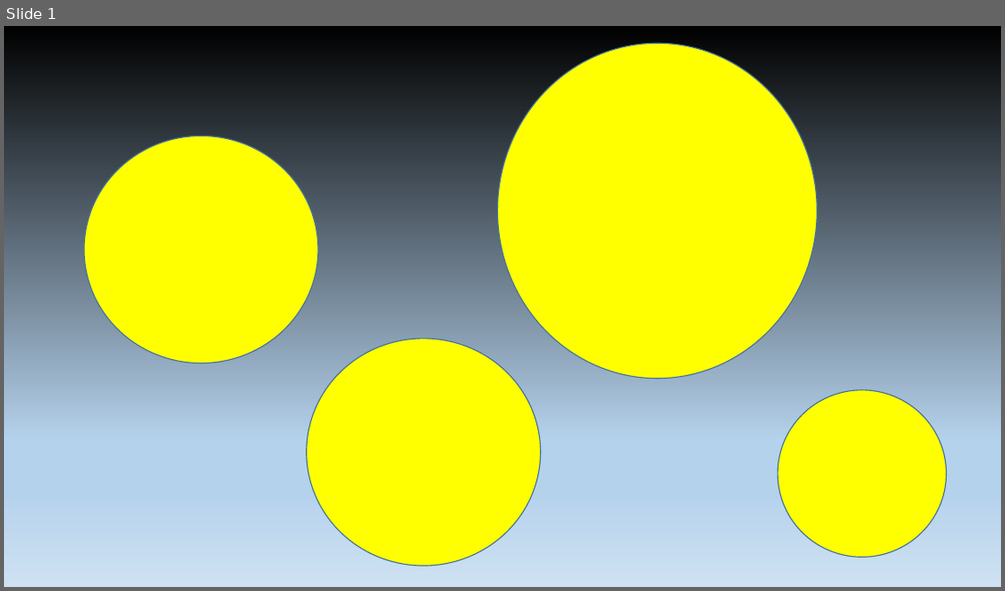
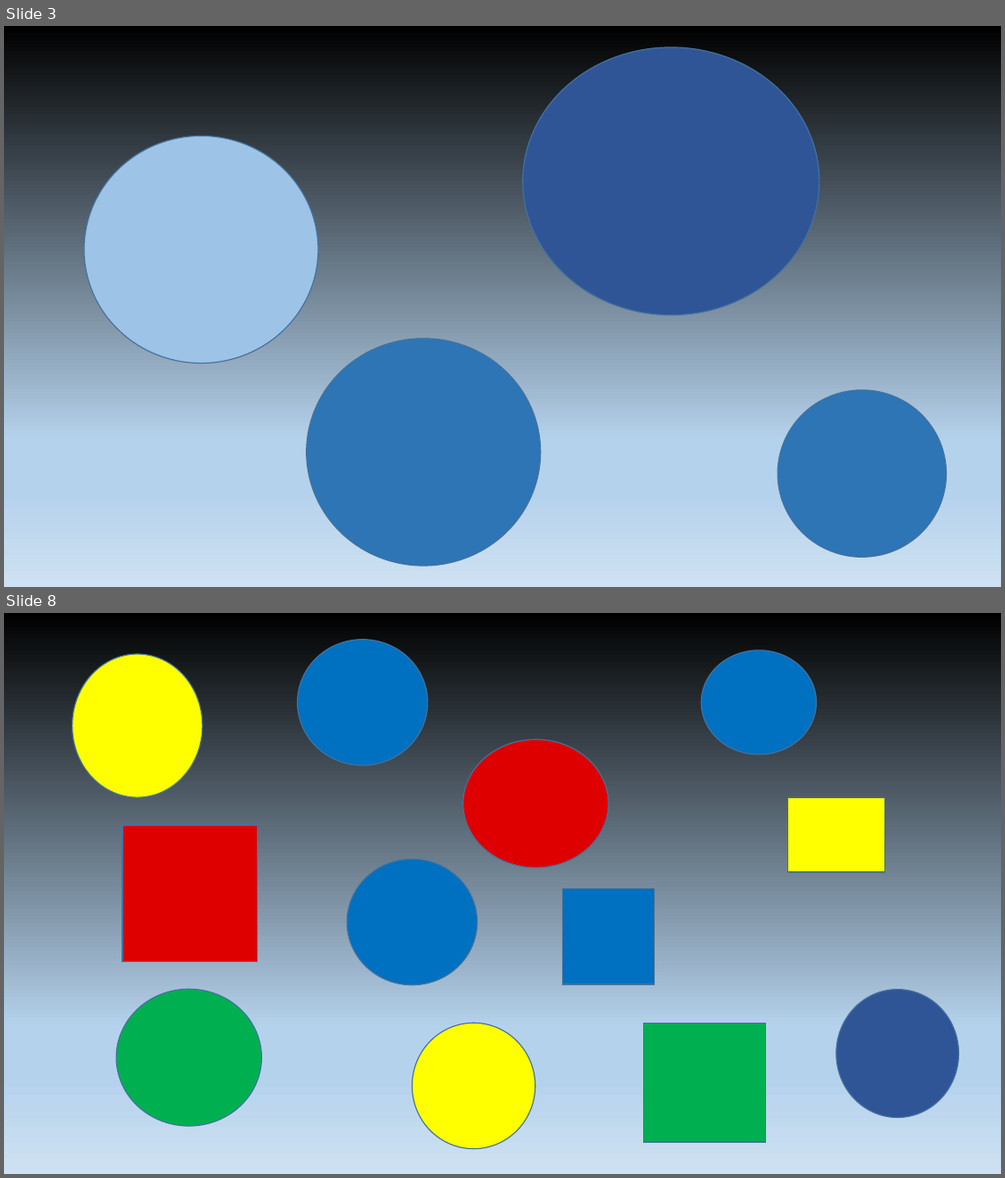
Before and after one commit to aesatchien/FRC2429_vision, a slide deck: 2020/training/Balls.pptx. Shown one above the other, each under a label of ours: slide 1 before the commit, slides 3 and 8 after it; the slides between them are not shown. The pictures are 1005x591 and 1005x1178 pixels, drawn with LibreOffice and Linux fonts; fonts in the diff are those of the drawing. Boxes give left, top, right and bottom in pixels: in the first picture for what was removed or moved away, otherwise in the second. Text is boxed around its words. In the diff, an @@ line names an element or a change of style, - is before the commit and + after.

```diff
--- a/2020/training/Balls.pptx
+++ b/2020/training/Balls.pptx
@@ slide 8 added at [4,613,1001,1174], background gradient #000000 to #B5D2EC to #CEE1F2 @@
@@ ellipse added at [297,639,428,765], fill #0070C0, outline #43739E 1 pt @@
@@ ellipse added at [72,654,202,798], fill #FFFF00, outline #43739E 1 pt @@
@@ ellipse added at [701,650,816,755], fill #0070C0, outline #43739E 1 pt @@
@@ ellipse added at [463,739,608,868], fill #DE0000, outline #43739E 1 pt @@
@@ rectangle added at [788,798,884,873], fill #FFFF00, outline #43739E 1 pt @@
@@ rectangle added at [122,825,258,962], fill #DE0000, outline #43739E 1 pt @@
@@ ellipse added at [348,859,477,985], fill #0070C0, outline #43739E 1 pt @@
@@ rectangle added at [563,889,655,985], fill #0070C0, outline #43739E 1 pt @@
@@ ellipse added at [116,989,261,1126], fill #00B050, outline #43739E 1 pt @@
@@ ellipse added at [836,989,959,1117], fill #2F5597, outline #43739E 1 pt @@
@@ ellipse added at [413,1022,535,1149], fill #FFFF00, outline #43739E 1 pt @@
@@ rectangle added at [643,1022,766,1142], fill #00B050, outline #43739E 1 pt @@
@@ what was slide 1 is now slide 3 @@
@@ slide 3 changed as well @@
@@ ellipse: place and size @@
-ellipse at [498,43,817,378]
+ellipse at [523,47,820,315]
@@ ellipse at [523,47,820,315]: fill #FFFF00 to #2F5597 @@
@@ ellipse at [84,136,318,363]: fill #FFFF00 to #9DC3E6 @@
@@ ellipse at [306,338,540,566]: fill #FFFF00 to #2E75B6 @@
@@ ellipse at [778,390,947,557]: fill #FFFF00 to #2E75B6 @@
```
Also in this commit, not shown: 6 other slides added, 8 other files.
